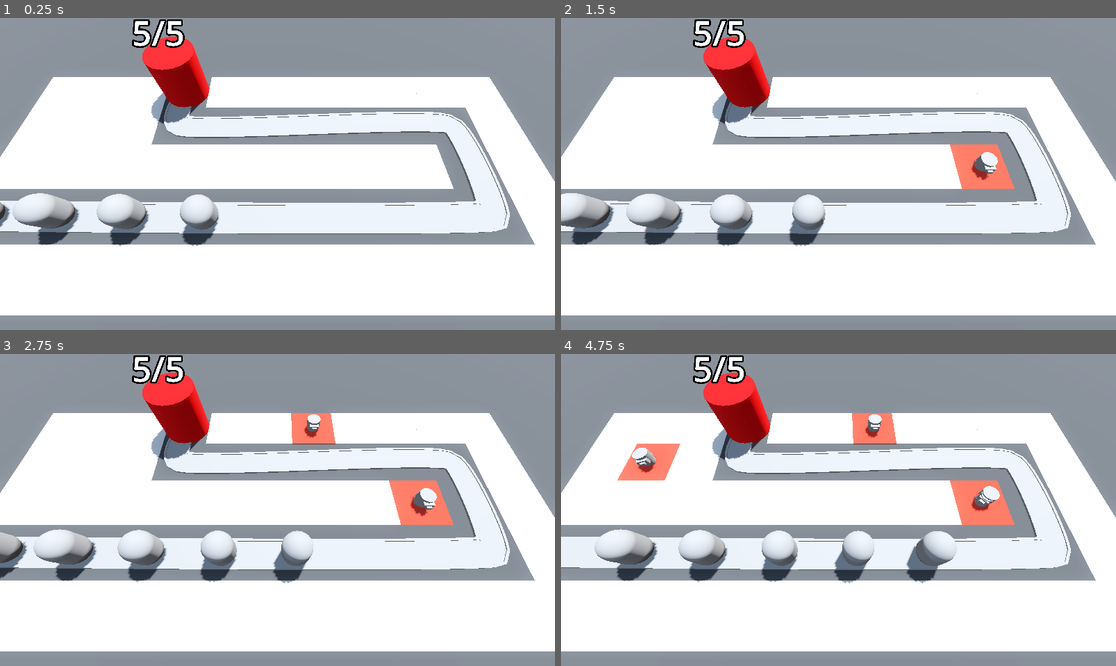
Above: before the commit, frames 1-4 (two rows, left to right).
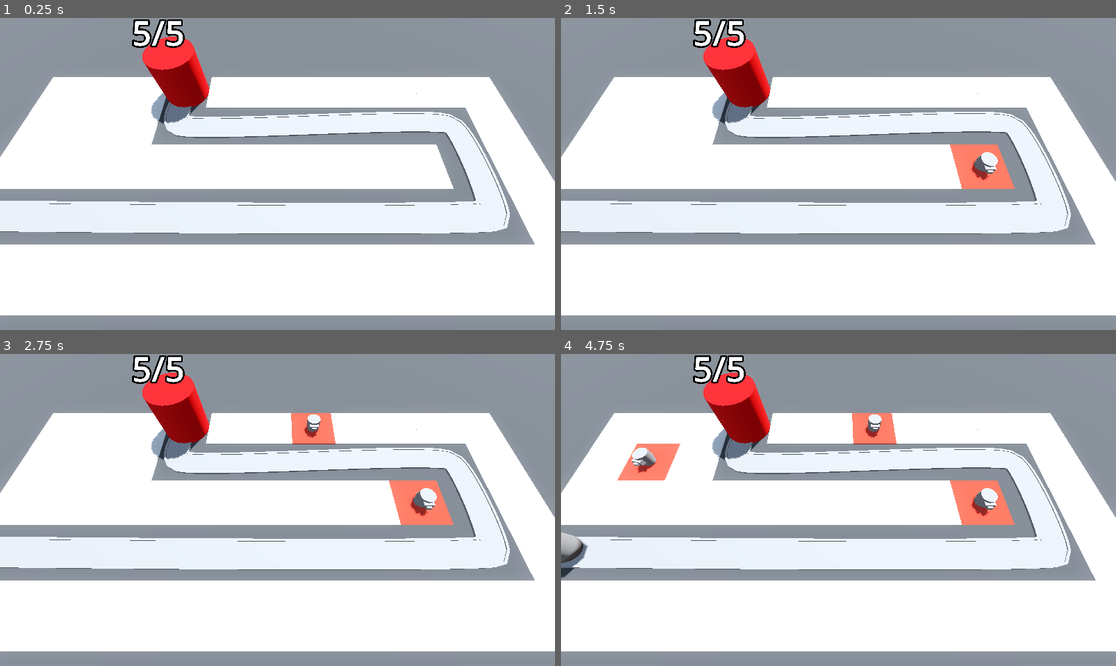
Above: after the commit, the same moments.

Repository: beltranbot/barbarian-blaster
Game: Godot game, scene res://BaseLevel.tscn
The game is run twice, just before and just after one commit, with the same random seed, the same clock (stepped at 60 frames per second) and the same inputs.
Inputs (mouse positions are in pixels of both pictures, inside the frame that each line leads up to):
- Up to frame 1 (0.25 s): no input
- Up to frame 2 (1.5 s): move the mouse to (960, 158) at 0.52 s; press the mouse at (960, 158) at 0.53 s; move the mouse to (727, 189) at 1.27 s; release the mouse at (727, 189) at 1.28 s; click (727, 189) at 1.35 s
- Up to frame 3 (2.75 s): move the mouse to (333, 441) at 2.02 s; press the mouse at (333, 441) at 2.03 s
- Up to frame 4 (4.75 s): move the mouse to (810, 572) at 2.77 s; release the mouse at (810, 572) at 2.78 s; click (810, 572) at 2.85 s; move the mouse to (1005, 556) at 3.52 s; press the mouse at (1005, 556) at 3.53 s; move the mouse to (672, 463) at 4.27 s; release the mouse at (672, 463) at 4.28 s; click (672, 463) at 4.35 s

The runs differ from the first frame. In frame 1, 2.6% of the frame differs, in the area x 0-40%, y 56-74%; in frame 2, 3.2%; in frame 3, 3.5%; in frame 4, 4.5%, in the area x 0-80%, y 33-74%.

Commit message:
3.22 instantiating enemies

Diff:
--- a/BaseLevel.tscn
+++ b/BaseLevel.tscn
@@ -1,9 +1,10 @@
-[gd_scene load_steps=12 format=3 uid="uid://4qgvfaoktkhb"]
+[gd_scene load_steps=13 format=3 uid="uid://4qgvfaoktkhb"]
 
 [ext_resource type="MeshLibrary" uid="uid://dqewbcymma3xd" path="res://MeshLibraries/SpaceLibrary.tres" id="1_8oufs"]
 [ext_resource type="PackedScene" uid="uid://ctqpgvalo4uwl" path="res://RayPickerCamera/ray_picker_camera.tscn" id="1_x1514"]
 [ext_resource type="PackedScene" uid="uid://bu6af4kwj4usb" path="res://Enemy/enemy.tscn" id="2_a3eqb"]
 [ext_resource type="PackedScene" uid="uid://by5sitr0s0qa7" path="res://Base/base.tscn" id="3_w1b3w"]
+[ext_resource type="Script" path="res://enemy_path.gd" id="3_xwrq2"]
 [ext_resource type="Script" path="res://turrent_manager.gd" id="5_jj6vh"]
 [ext_resource type="PackedScene" uid="uid://cwppyqc45wki7" path="res://Turret/turret.tscn" id="6_4kuqe"]
 
@@ -56,10 +57,12 @@
 "cells": PackedInt32Array(65535, 65534, 0, 65530, 65535, 0, 4, 65535, 0, 65530, 65534, 0, 65531, 65534, 0, 65532, 65534 …(366 unchanged characters)…
 }
 
-[node name="Path3D" type="Path3D" parent="."]
+[node name="EnemyPath" type="Path3D" parent="."]
 curve = SubResource("Curve3D_f6eyc")
+script = ExtResource("3_xwrq2")
+enemy_scene = ExtResource("2_a3eqb")
 
-[node name="Road" type="CSGPolygon3D" parent="Path3D"]
+[node name="Road" type="CSGPolygon3D" parent="EnemyPath"]
 polygon = PackedVector2Array(-1, 0, -1, 0.1, 1, 0.1, 1, 0)
 mode = 2
 path_node = NodePath("..")
@@ -72,7 +75,7 @@
 path_u_distance = 1.0
 path_joined = false
 
-[node name="LeftEdge" type="CSGPolygon3D" parent="Path3D"]
+[node name="LeftEdge" type="CSGPolygon3D" parent="EnemyPath"]
 polygon = PackedVector2Array(-1.1, 0, -1.1, 0.15, -0.9, 0.15, -0.9, 0)
 mode = 2
 path_node = NodePath("..")
@@ -85,7 +88,7 @@
 path_u_distance = 1.0
 path_joined = false
 
-[node name="RightEdge" type="CSGPolygon3D" parent="Path3D"]
+[node name="RightEdge" type="CSGPolygon3D" parent="EnemyPath"]
 polygon = PackedVector2Array(0.9, 0, 0.9, 0.15, 1.1, 0.15, 1.1, 0)
 mode = 2
 path_node = NodePath("..")
@@ -98,24 +101,9 @@
 path_u_distance = 1.0
 path_joined = false
 
-[node name="Enemy" parent="Path3D" instance=ExtResource("2_a3eqb")]
-transform = Transform3D(-4.37109e-08, 0, -0.999988, 0, 1, 0, 0.999988, 0, -4.37109e-08, -27, 0, 6)
-
-[node name="Enemy2" parent="Path3D" instance=ExtResource("2_a3eqb")]
-transform = Transform3D(-0.0106109, 0, -0.999932, 0, 1, 0, 0.999932, 0, -0.0106109, -22.0005, 0, 6.05649)
-progress = 5.0
-
-[node name="Enemy3" parent="Path3D" instance=ExtResource("2_a3eqb")]
-transform = Transform3D(-0.00937536, 0, -0.999944, 0, 1, 0, 0.999944, 0, -0.00937536, -17.0006, 0, 6.10648)
-progress = 10.0
-
-[node name="Enemy4" parent="Path3D" instance=ExtResource("2_a3eqb")]
-transform = Transform3D(-0.0079876, 0, -0.999956, 0, 1, 0, 0.999956, 0, -0.0079876, -12.0008, 0, 6.14999)
-progress = 15.0
-
-[node name="Enemy5" parent="Path3D" instance=ExtResource("2_a3eqb")]
-transform = Transform3D(-0.00625317, 0, -0.999968, 0, 1, 0, 0.999968, 0, -0.00625317, -7.0009, 0, 6.18579)
-progress = 20.0
+[node name="Timer" type="Timer" parent="EnemyPath"]
+wait_time = 2.0
+autostart = true
 
 [node name="Base" parent="." instance=ExtResource("3_w1b3w")]
 transform = Transform3D(1, 0, 0, 0, 1, 0, 0, 0, 1, -10, 0, -6)
@@ -123,4 +111,6 @@
 [node name="TurrentManager" type="Node3D" parent="." node_paths=PackedStringArray("enemy_path")]
 script = ExtResource("5_jj6vh")
 turret = ExtResource("6_4kuqe")
-enemy_path = NodePath("../Path3D")
+enemy_path = NodePath("../EnemyPath")
+
+[connection signal="timeout" from="EnemyPath/Timer" to="EnemyPath" method="_on_timer_timeout"]
--- a/Enemy/enemy.gd
+++ b/Enemy/enemy.gd
@@ -9,7 +9,6 @@
 		if health_in < current_health:
 			animation_player.play("TakeDamage")
 		current_health = health_in
-		printt(current_health, health_in)
 		if current_health < 1:
 			queue_free()
 
--- /dev/null
+++ b/enemy_path.gd
@@ -0,0 +1,11 @@
+extends Path3D
+
+@export var enemy_scene: PackedScene
+
+func spawn_enemy() -> void:
+	var new_enemy = enemy_scene.instantiate()
+	add_child(new_enemy)
+
+
+func _on_timer_timeout() -> void:
+	spawn_enemy()
